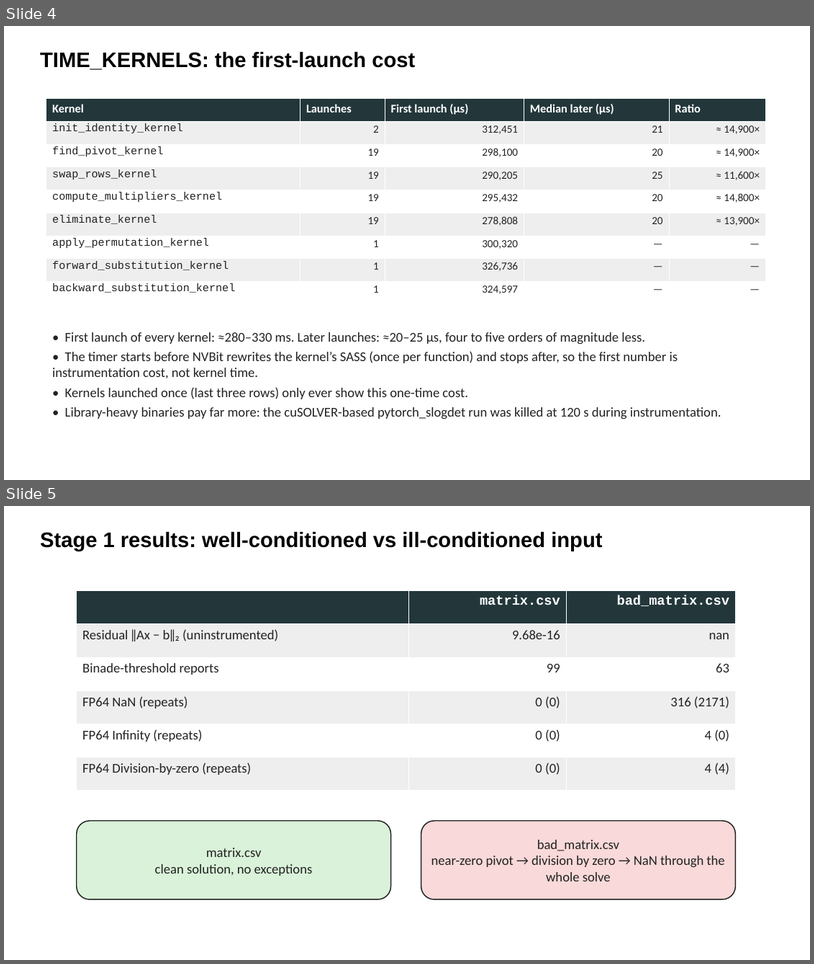
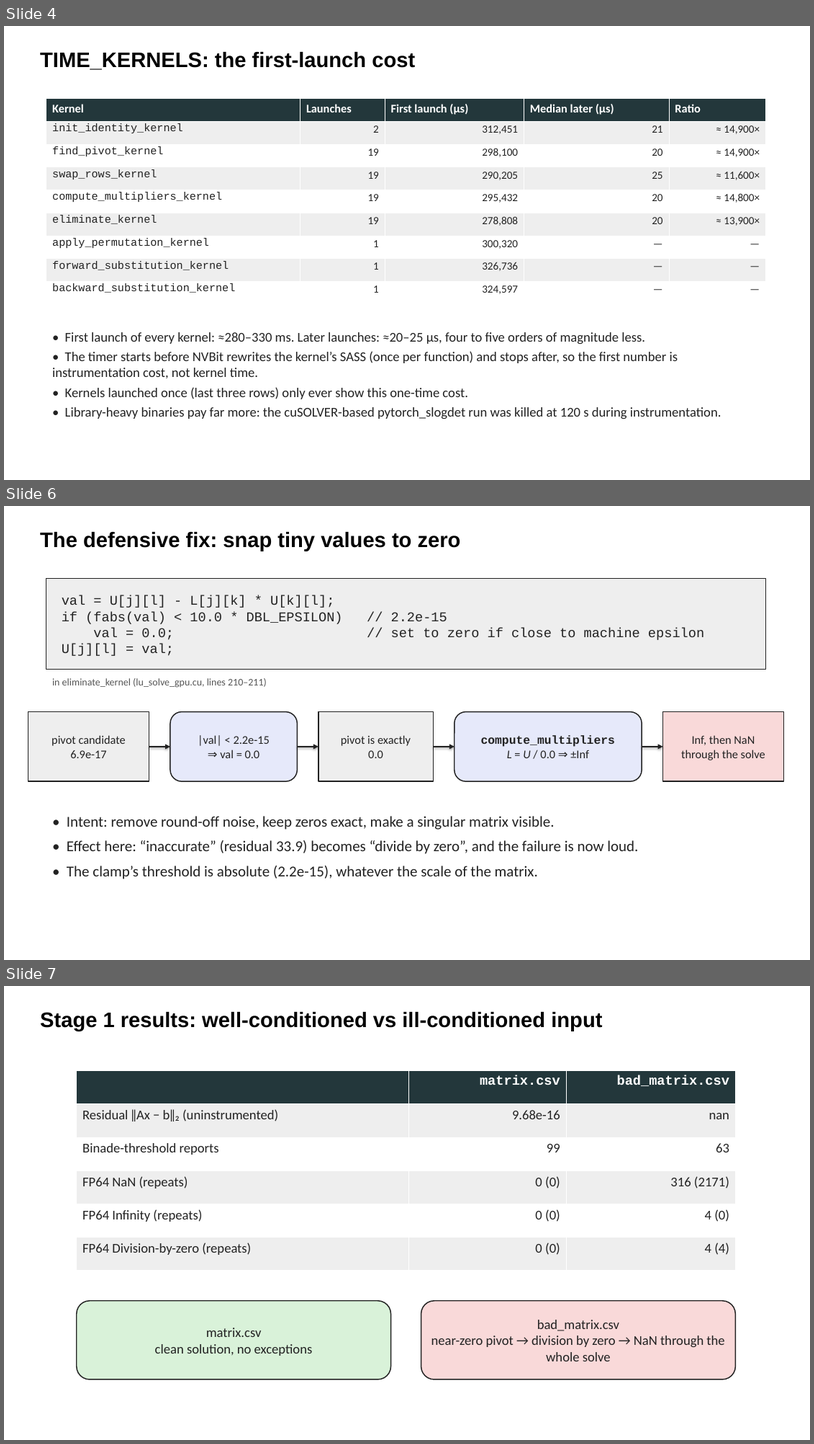
Before and after one commit to parfloat/SC26-Tutorial, a slide deck: lu_solve_gpu/LU_Slides.pptx. Shown one above the other, each under a label of ours: slides 4 and 5 before the commit, slides 4, 6 and 7 after it; the slides between them are not shown. The pictures are 814x964 and 814x1444 pixels, drawn with LibreOffice and Linux fonts; fonts in the diff are those of the drawing. Boxes give left, top, right and bottom in pixels: in the first picture for what was removed or moved away, otherwise in the second. Text is boxed around its words. In the diff, an @@ line names an element or a change of style, - is before the commit and + after.

```diff
--- a/lu_solve_gpu/LU_Slides.pptx
+++ b/lu_solve_gpu/LU_Slides.pptx
@@ slide 6 added at bbox=[4, 506, 810, 960], background #FFFFFF @@
@@ text added at bbox=[40, 532, 461, 551], 25 pt, text #000000, bold @@
+The defensive fix: snap tiny values to zero
@@ rectangle added at bbox=[46, 579, 766, 669], fill #EEEEEE, outline #222222 0.75 pt, 16 pt, text #222222 @@
+val = U[j][l] - L[j][k] * U[k][l];
+if (fabs(val) < 10.0 * DBL_EPSILON) // 2.2e-15
+val = 0.0; // set to zero if close to machine epsilon
+U[j][l] = val;
@@ text added at bbox=[52, 678, 267, 687], 12 pt, text #555555 @@
+in eliminate_kernel (lu_solve_gpu.cu, lines 210–211)
@@ rectangle added at bbox=[28, 712, 149, 781], fill #EEEEEE, outline #222222 1.25 pt, 14 pt, text #222222 @@
+pivot candidate
+6.9e-17
@@ rounded rectangle added at bbox=[170, 712, 298, 781], fill #E6E9FA, outline #222222 1.25 pt, 14 pt, text #222222 @@
+|val| < 2.2e-15
+⇒ val = 0.0
@@ rectangle added at bbox=[319, 712, 434, 781], fill #EEEEEE, outline #222222 1.25 pt, 14 pt, text #222222 @@
+pivot is exactly
+0.0
@@ rounded rectangle added at bbox=[455, 712, 642, 781], fill #E6E9FA, outline #222222 1.25 pt, 14 pt, text #222222, bold @@
+compute_multipliers
+L = U / 0.0 ⇒ ±Inf
@@ rectangle added at bbox=[664, 712, 784, 781], fill #F9D9D9, outline #222222 1.25 pt, 14 pt, text #222222 @@
+Inf, then NaN
+through the solve
@@ arrow added from (149, 746) to (170, 746), #222222 1.75 pt @@
@@ arrow added from (298, 746) to (319, 746), #222222 1.75 pt @@
@@ arrow added from (434, 746) to (455, 746), #222222 1.75 pt @@
@@ arrow added from (642, 746) to (664, 746), #222222 1.75 pt @@
@@ text added at bbox=[67, 816, 638, 879], 18 pt, text #222222 @@
+• Intent: remove round-off noise, keep zeros exact, make a singular matrix visible.
+• Effect here: “inaccurate” (residual 33.9) becomes “divide by zero”, and the failure is now loud.
+• The clamp’s threshold is absolute (2.2e-15), whatever the scale of the matrix.
@@ what was slide 5 is now slide 7 @@
```
Also in this commit, not shown: 4 other slides added, 44 other files.
